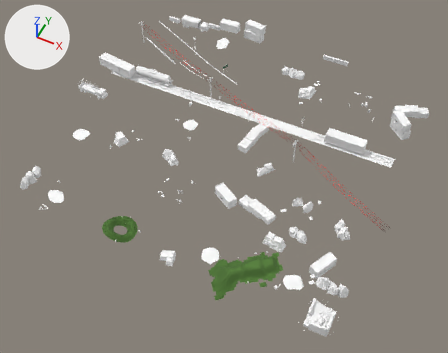
An edit to the glTF model assets/models/outdoor/outdoor_12.glb, drawn before and after from the same camera.
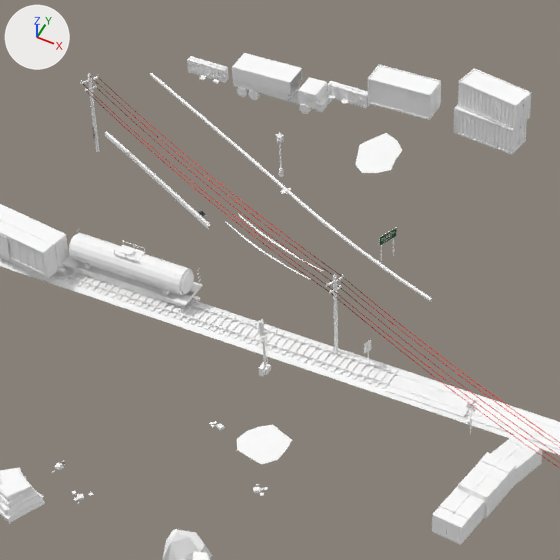
Each version appears first whole from a camera (50 mm lens) standing at (53.9, -111.5, 120.1) and looking at (3.8, -11.3, -5.2), and next in a close-up on the part from 26% to 61% of the width and 0% to 45% of the height. Arrows for +X, +Y and +Z are at upper left; the lights stay in place. The last two pictures show the newer version. Vertices at exactly the same position are counted once.

Before the edit, the objects in view are built like this:
```python
me_gas_station_town = bpy.data.meshes.new('gas_station_town')
me_gas_station_town.from_pydata(...)  # 17603 vertices, 24434 faces; spans x -48.7..49.7, y -49.3..43.1, z -3.1..8.6
# faces by material slot: [21686, 12, 1282, 14, 1440]
me_gas_station_town.materials.append(mat_kit_atlas)  # white #ffffff
me_gas_station_town.materials.append(mat_decals_cut)
me_gas_station_town.materials.append(mat_ground)
me_gas_station_town.materials.append(mat_decals)  # picture img_outdoor_decals
me_gas_station_town.materials.append(mat_kit_sway)
ob_gas_station_town = bpy.data.objects.new('gas_station_town', me_gas_station_town)
ob_gas_station_town.location = (0.0, 0.0, 0.0)
```
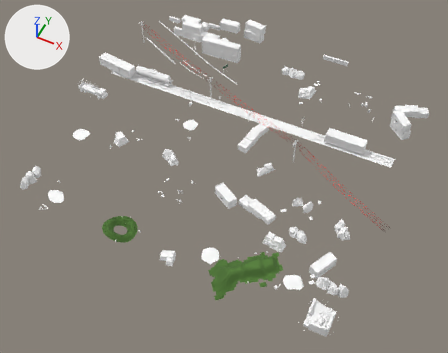
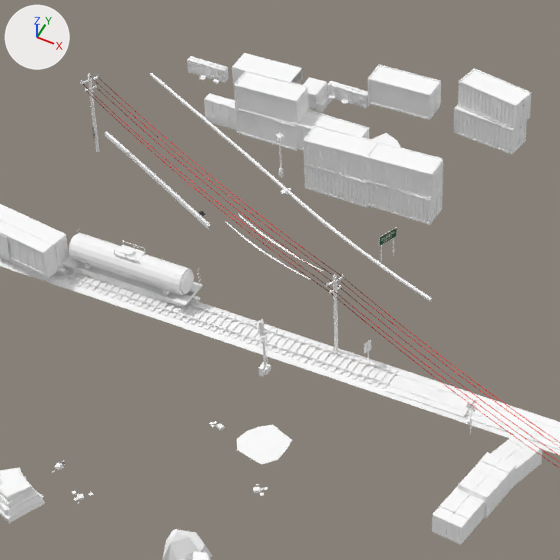
Pixel boxes [x1, y1, x2, y2] of what changed, in the close-ups (560 x 560 px):
part 1 of me_gas_station_town, added: after [204, 93, 218, 123]
part 2 of me_gas_station_town, added: after [212, 96, 225, 126]
part 3 of me_gas_station_town, added: after [220, 98, 234, 128]
part 4 of me_gas_station_town, added: after [229, 101, 237, 130]
part 5 of me_gas_station_town, added: after [297, 111, 367, 149]
part 6 of me_gas_station_town, added: after [234, 71, 443, 225]

Edits to the bpy script that builds the scene:
```text
Change me_gas_station_town:
    used by ob_gas_station_town; location = (0.0, 0.0, 0.0)
    remove me_gas_station_town.from_pydata(...)  # 17603 vertices, 24434 faces; spans x -48.7..49.7, y -49.3..43.1, z -3.1..8.6
    add me_gas_station_town.from_pydata(...)  # 19983 vertices, 27530 faces; spans x -48.7..49.7, y -49.3..43.1, z -3.1..8.6
    me_gas_station_town part 1: the loose piece of 8 vertices spanning x -38.0..-37.7, y 38.8..39.1, z 1.2..1.4 is copied, and the copy is scaled about its middle by (2.74, 3.12, 10.1), then moved by (2.0, -5.8, 0.1); it spans x -36.2..-35.4, y 32.6..33.7, z 0.2..2.6
    me_gas_station_town part 2: the loose piece of 8 vertices spanning x -35.7..-30.0, y 36.9..39.5, z 1.6..1.7 is copied, and the copy is scaled about its middle by (0.148, 0.427, 15.8), then moved by (-2.1, -5.1, -0.2); it spans x -35.4..-34.6, y 32.6..33.7, z 0.2..2.6
    me_gas_station_town part 3: the loose piece of 8 vertices spanning x -35.7..-30.0, y 36.9..39.5, z 1.6..1.7 is copied, and the copy is scaled about its middle by (0.148, 0.427, 15.8), then moved by (-1.3, -5.1, -0.2); it spans x -34.5..-33.7, y 32.6..33.7, z 0.3..2.6
    me_gas_station_town part 4: the loose piece of 8 vertices spanning x -35.7..-30.0, y 36.9..39.5, z 1.6..1.7 is copied, and the copy is scaled about its middle by (0.148, 0.427, 15.5), then moved by (-0.4, -5.1, -0.2); it spans x -33.7..-32.9, y 32.6..33.7, z 0.3..2.6
    me_gas_station_town part 5: the loose piece of 8 vertices spanning x -23.8..-23.2, y 38.8..39.1, z 2.2..2.4 is copied, and the copy is scaled about its middle by (9.43, 7.01, 10.5), then moved by (0.1, -5.8, -0.1); it spans x -26.4..-20.4, y 32.0..34.3, z 0.9..3.4
    me_gas_station_town part 6: 2140 vertices added at x -32.6..-10.9, y 27.4..34.5, z 0.5..6.0
    other edits to the shape of me_gas_station_town do not show in these pictures
```
